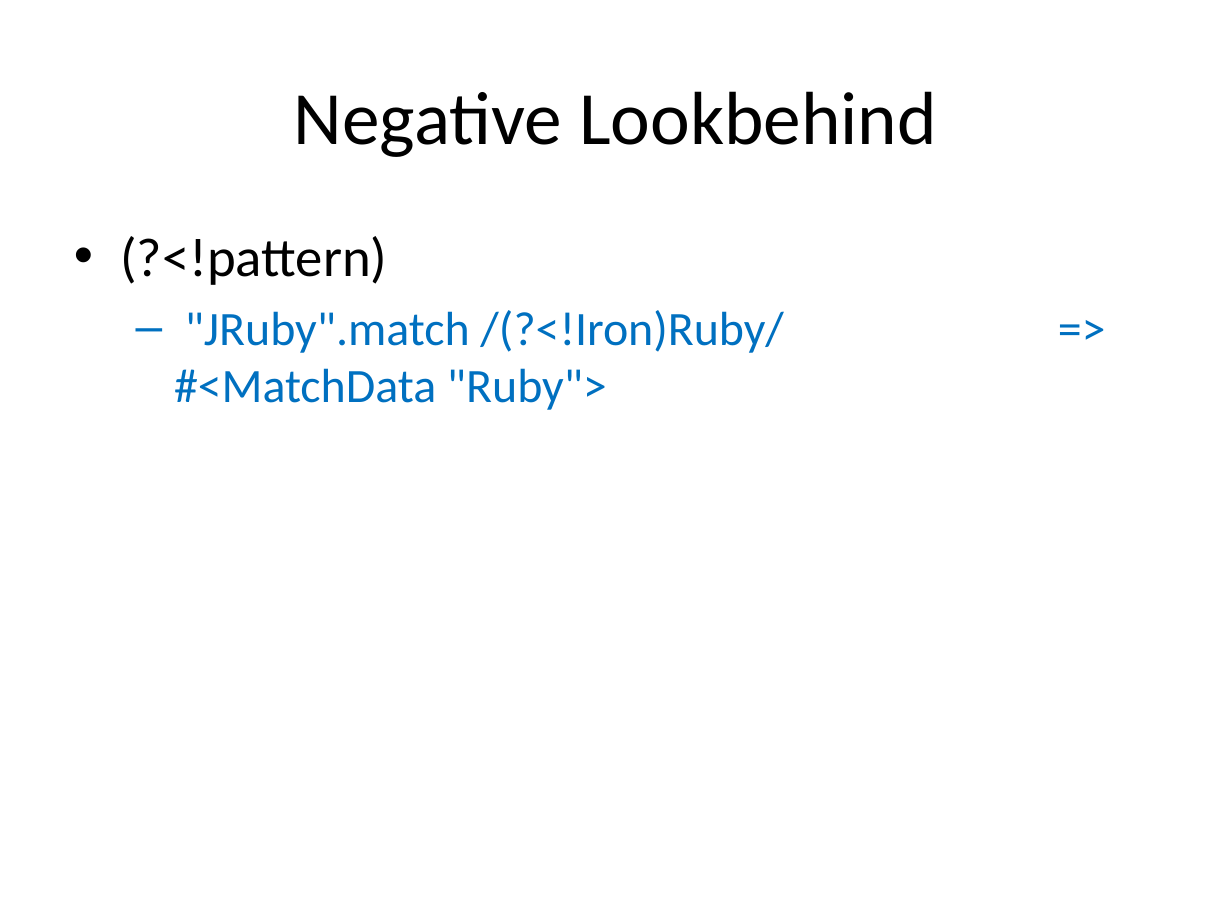
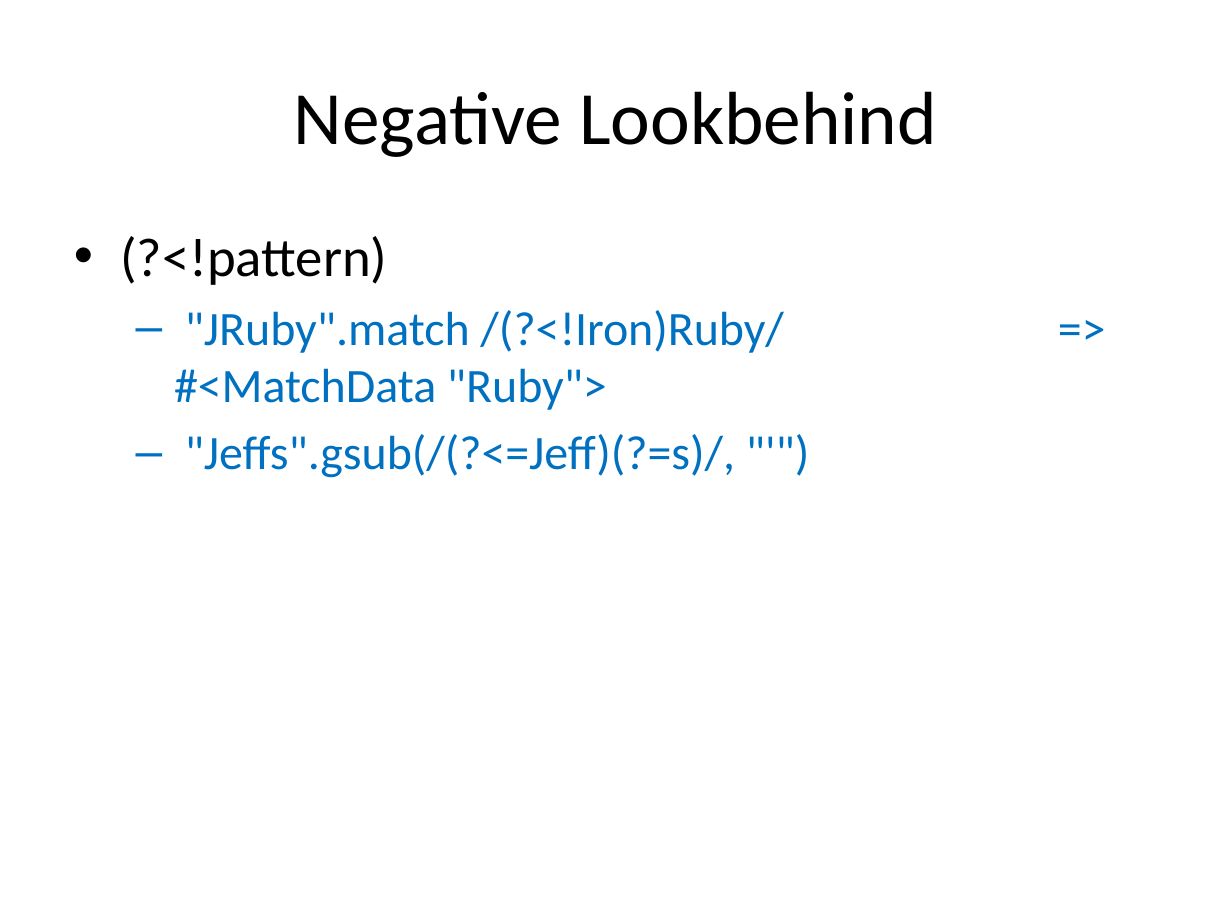
Before and after one commit to qszhuan/codes, a slide deck: slide 17 of regex/Regular Expression.pptx. Drawn at 1232x924 pixels with LibreOffice and Linux fonts; fonts in the diff are those of the drawing. Boxes give left, top, right and bottom in pixels: in the first picture for what was removed or moved away, otherwise in the second. Text is boxed around its words. In the diff, an @@ line names an element or a change of style, - is before the commit and + after.

```diff
--- a/regex/Regular Expression.pptx
+++ b/regex/Regular Expression.pptx
@@ text at [185,434,735,478]: paragraph added @@
+  – "Jeffs".gsub(/(?<=Jeff)(?=s)/, "'")
```
Also in this commit, not shown: 1 other slide changed, 1 other file.
